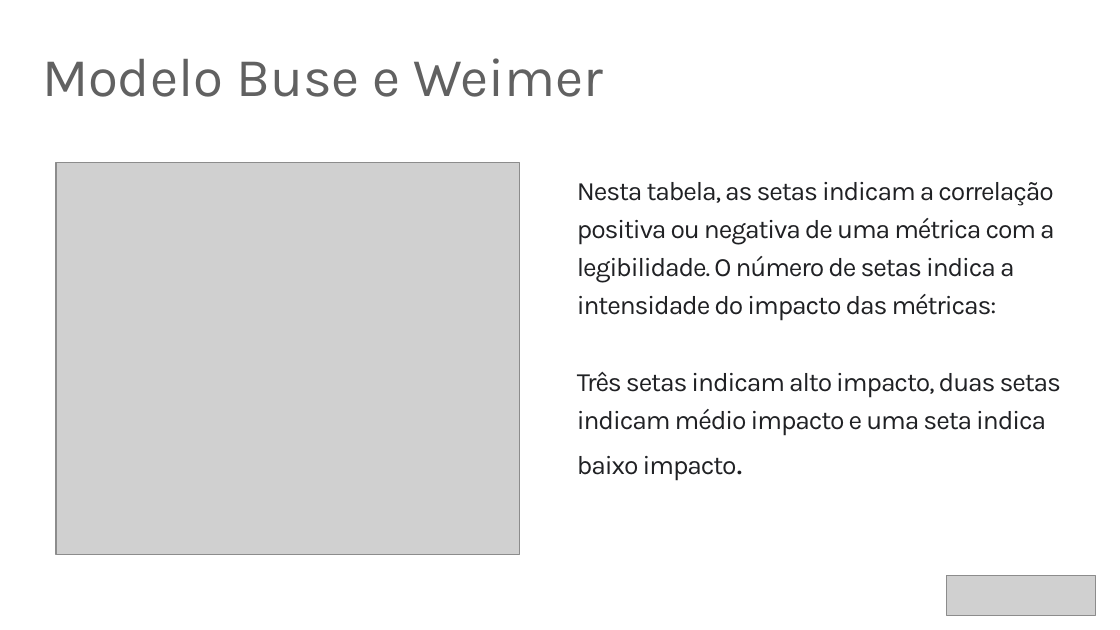
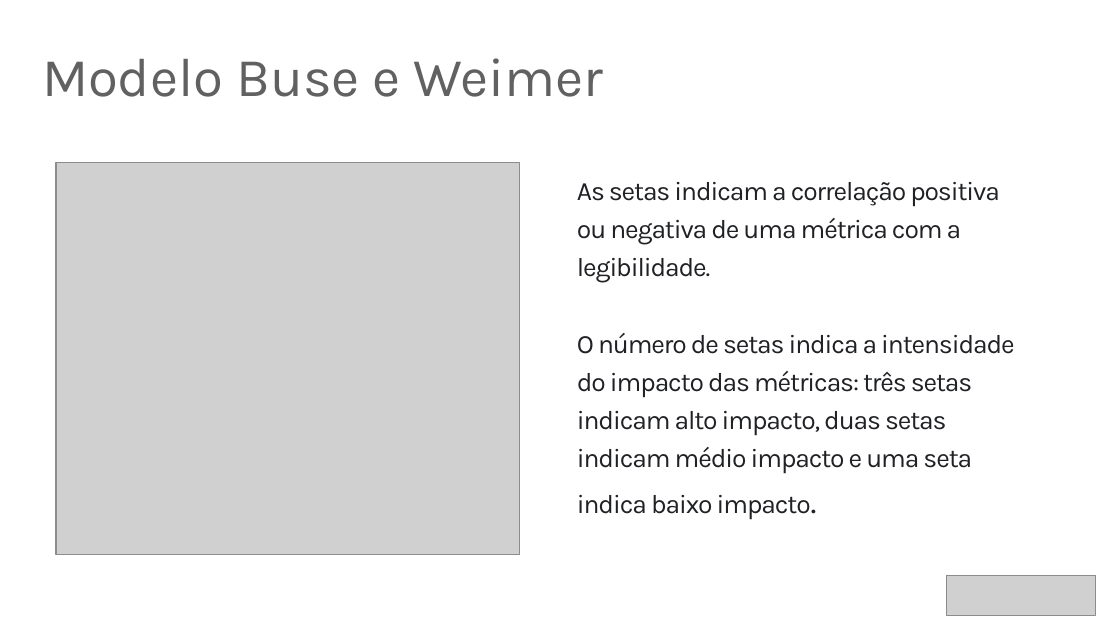
Before and after one commit to rafaelcruz-net/pattern-matching, a slide deck: slide 22 of Apresentacao_Defesa.pptx (slide 21 before the commit). Drawn at 1120x630 pixels with LibreOffice and Linux fonts; fonts in the diff are those of the drawing; grey boxes stand for pictures. Boxes give left, top, right and bottom in pixels: in the first picture for what was removed or moved away, otherwise in the second. Text is boxed around its words. In the diff, an @@ line names an element or a change of style, - is before the commit and + after.

```diff
--- a/Apresentacao_Defesa.pptx
+++ b/Apresentacao_Defesa.pptx
@@ text at [577,182,1014,519]: text changed @@
-Nesta tabela, as setas indicam a correlação positiva ou negativa de uma métrica com a legibilidade. O número de setas indica a intensidade do impacto das métricas:
-Três setas indicam alto impacto, duas setas indicam médio impacto e uma seta indica baixo impacto.
+As setas indicam a correlação positiva ou negativa de uma métrica com a legibilidade.
+O número de setas indica a intensidade do impacto das métricas: três setas indicam alto impacto, duas setas indicam médio impacto e uma seta indica baixo impacto.
```
Also in this commit, not shown: 22 other slides changed, 1 slide added, 2 other files.
